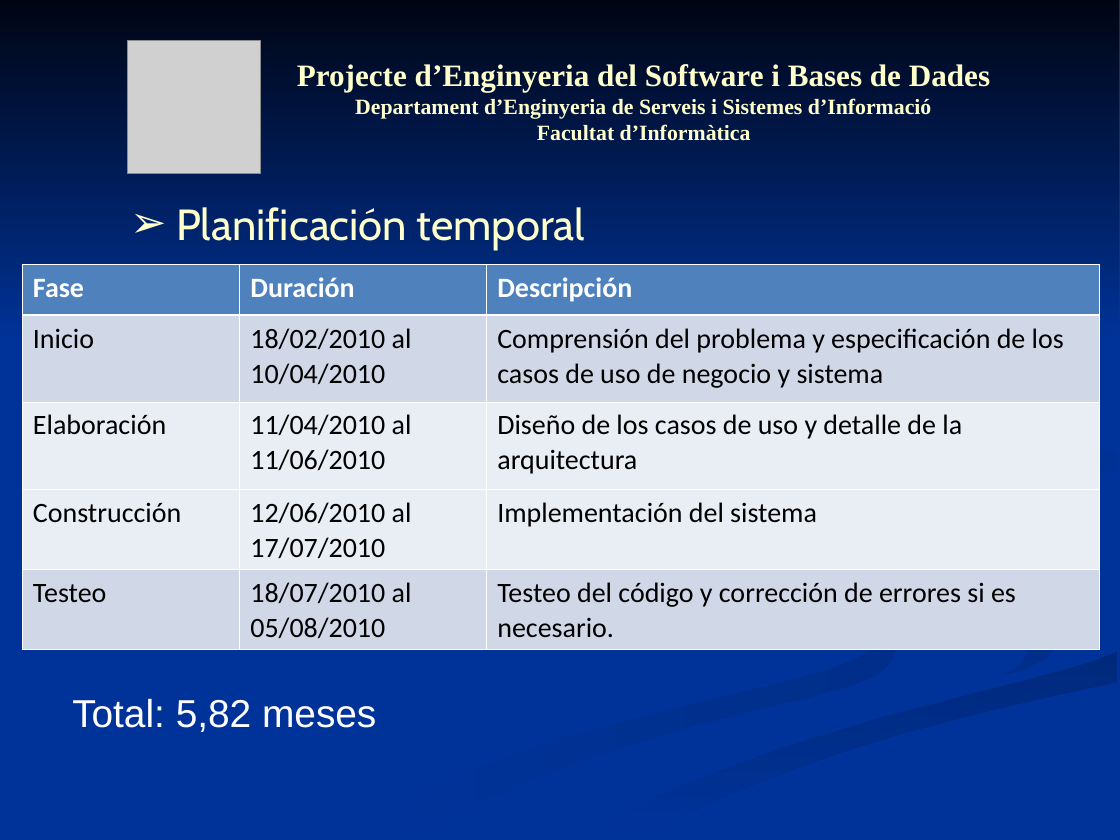
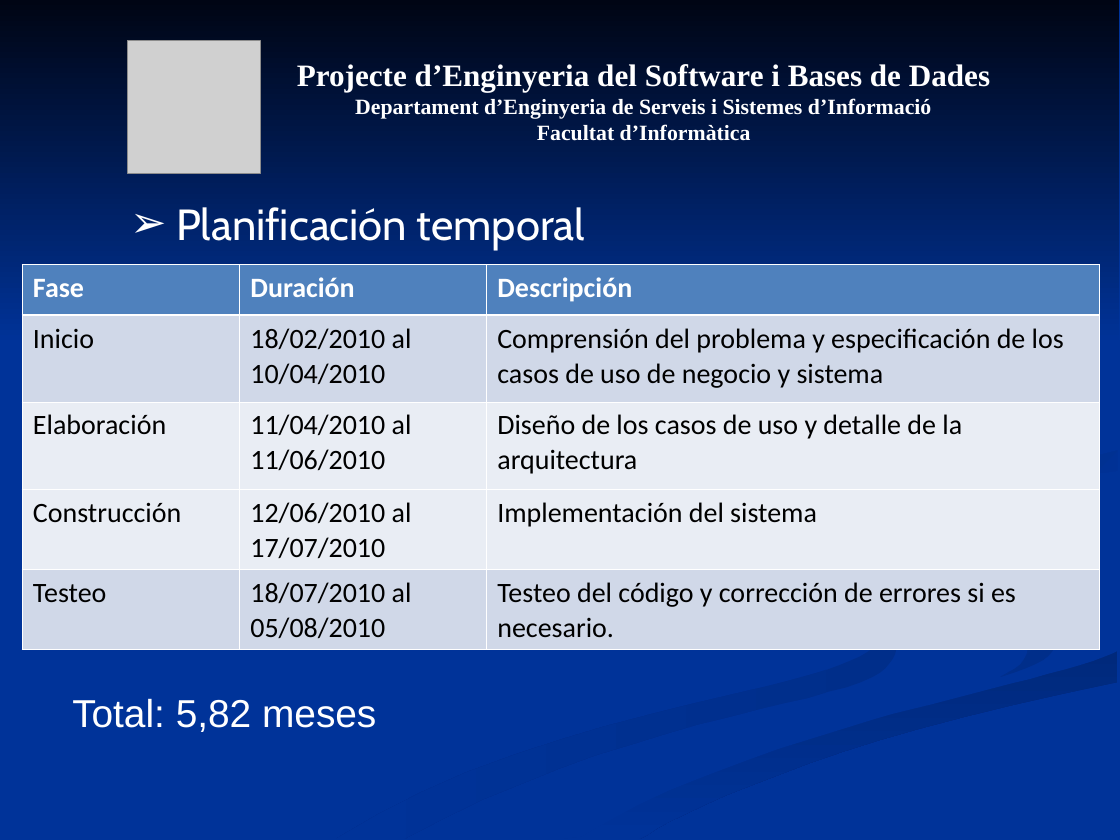
Before and after one commit to mvm9289/escfib, a slide deck: slide 11 of Docs/0910Q2-08-I-1-1.0-Presentacion.ppt. Drawn at 1120x840 pixels with LibreOffice and Linux fonts; fonts in the diff are those of the drawing; grey boxes stand for pictures. Boxes give left, top, right and bottom in pixels: in the first picture for what was removed or moved away, otherwise in the second. Text is boxed around its words. In the diff, an @@ line names an element or a change of style, - is before the commit and + after.

```diff
--- a/Docs/0910Q2-08-I-1-1.0-Presentacion.ppt
+++ b/Docs/0910Q2-08-I-1-1.0-Presentacion.ppt
@@ text "Projecte d’Enginyeria del Software i ..." at bbox=[297, 64, 990, 141]: text colour #FFFFCC to #FFFFFF @@
@@ text "Planificación temporal" at bbox=[176, 207, 585, 250]: text colour #FFFFCC to #FFFFFF; bullet colour #FFFFCC to #FFFFFF @@
```
Also in this commit, not shown: 11 other slides changed.
